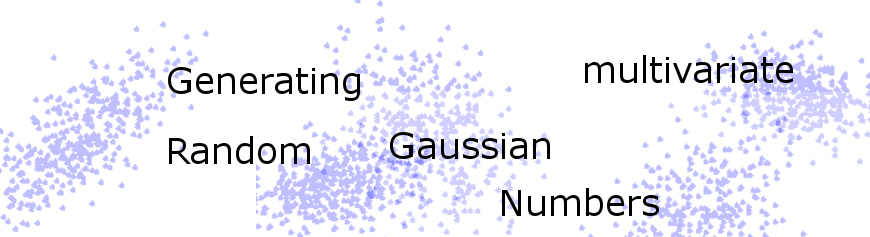
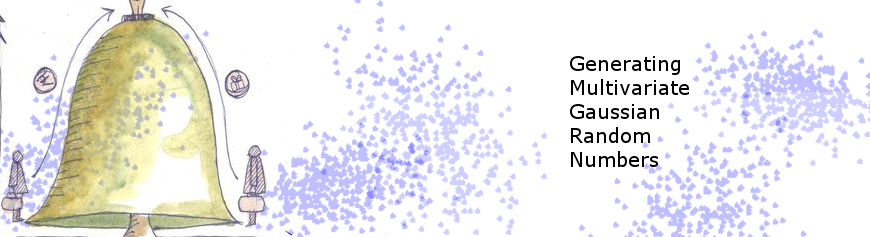
Layer changes from the first w=870, h=237 image to the second:
hid "Numbers", painted on it over (x1=502, y1=188, x2=659, y2=216)
hid "Random ...", painted on it over (x1=169, y1=136, x2=574, y2=164)
hid "Gaussian", painted on it over (x1=390, y1=104, x2=583, y2=159)
hid "multivariate", painted on it over (x1=570, y1=55, x2=793, y2=83)
renamed "Generating" to "Generating ...", painted on it over (x1=168, y1=56, x2=689, y2=167)
added layer "Pasted Layer" (darken, 75%) above "Background copy" over (x1=0, y1=0, x2=292, y2=237)
